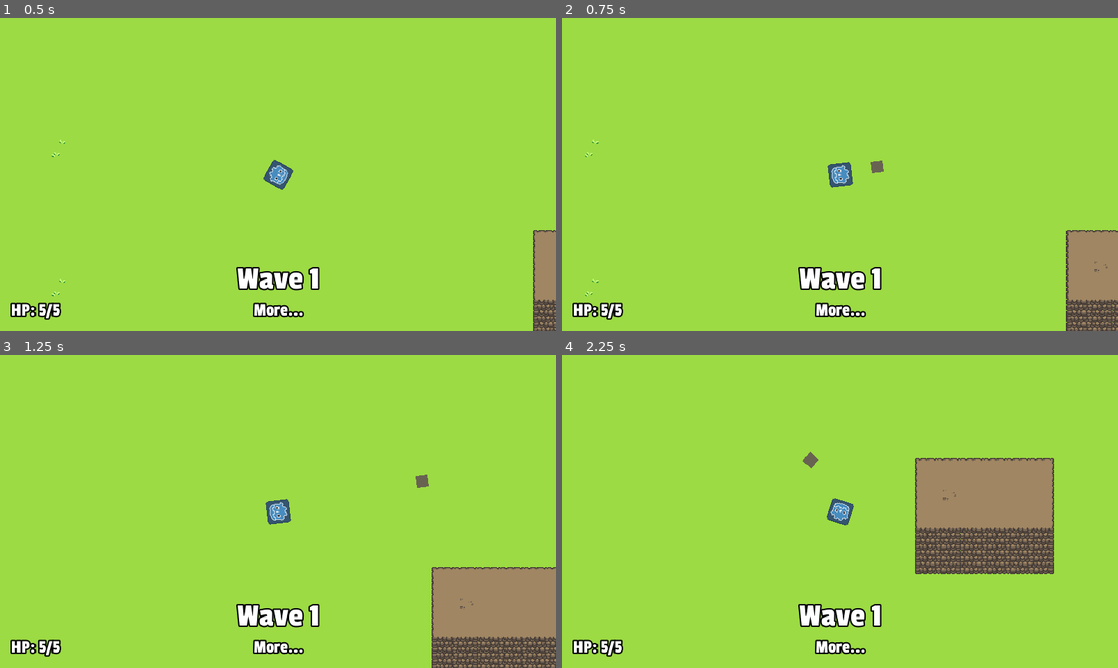
Above: before the commit, frames 1-4 (two rows, left to right).
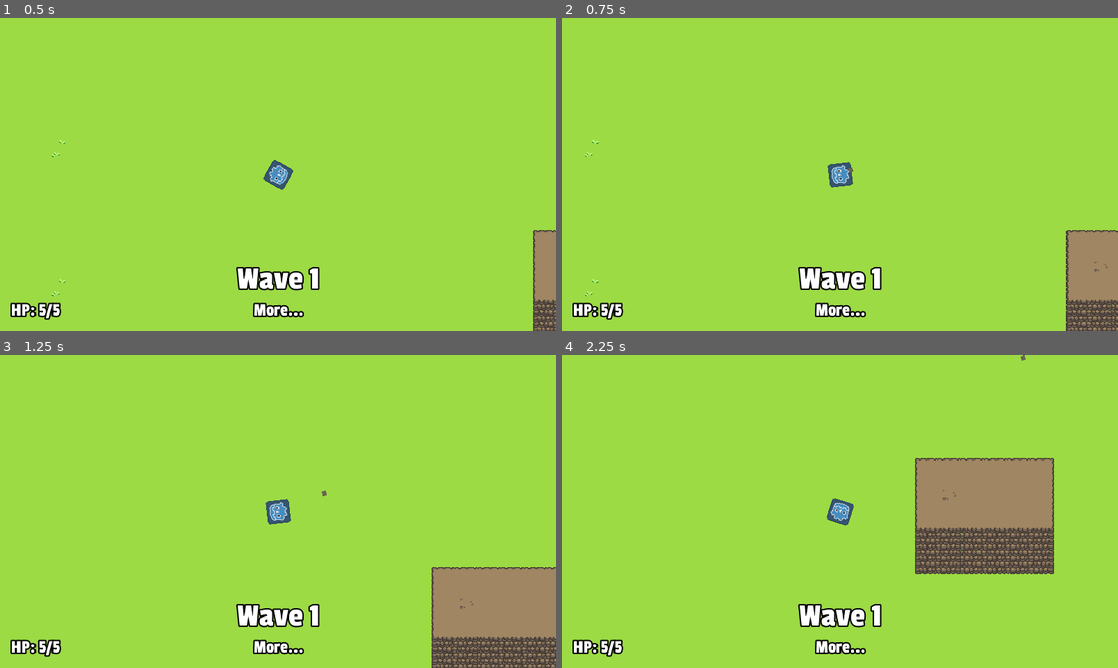
Above: after the commit, the same moments.

Repository: stuson/go-godot-4-game-jam
Game: Godot game, scene res://stages/Level.tscn
Same seed, same stepped clock (60 frames per second), same inputs: the game is played once before the commit and once after it.
Inputs (mouse positions are in pixels of both pictures, inside the frame that each line leads up to):
- Up to frame 1 (0.5 s): no input
- Up to frame 2 (0.75 s): tap Enter at 0.5 s; move the mouse to (962, 158) at 0.52 s; press the mouse at (962, 158) at 0.53 s; hold D (move_right) from 0.53 s (still down)
- Up to frame 3 (1.25 s): keep holding D (move_right)
- Up to frame 4 (2.25 s): move the mouse to (728, 527) at 1.27 s; release D (move_right) at 1.28 s; release the mouse at (728, 527) at 1.28 s; hold S (move_down) 1.28-2.03 s; click (728, 527) at 1.35 s; move the mouse to (895, 442) at 2.02 s; press the mouse at (895, 442) at 2.03 s; hold D (move_right) from 2.03 s (still down); tap Space (roll) at 2.1 s

Frame 1 is identical in both runs. In frame 2, less than 0.1% of the frame differs, in the area x 51-58%, y 45-50%; in frame 3, less than 0.1%, in the area x 57-78%, y 38-46%; in frame 4, less than 0.1%.

Commit message:
Magic book with fireball and explosion working

Diff:
--- a/characters/player/weapons/magicBook/Fireball.gd
+++ b/characters/player/weapons/magicBook/Fireball.gd
@@ -1,8 +1,11 @@
 extends Node2D
 
-onready var life_timer = $Timer
+onready var life_timer = $LifeTimer
 onready var fade_out = $FadeOut
-onready var Explosion = $Explosion
+onready var Projectile = $Hitbox
+
+var fireballexplosion: Node2D
+export(PackedScene) var FireballExplosion
 
 var projectile_speed = 300
 var velocity
@@ -17,13 +20,18 @@
     global_translate(velocity * delta)
 
 func _on_LifeTimer_timeout() -> void:
-    Explosion.monitoring = false
+    Projectile.monitoring = false
     fade_out.play("Fade Out")
+
 
 
 func _on_Area2D_body_entered(body: Node) -> void:
     if body.has_node("Stats"):
-        body.take_hit(damage, transform.x.normalized(), knockback_multiplier)
+        fireballexplosion = FireballExplosion.instance()
+        fireballexplosion.damage = damage
+        get_tree().current_scene.add_child(fireballexplosion)
+        fireballexplosion.global_position = global_position
+
 
 
     queue_free()
--- a/characters/player/weapons/magicBook/Fireball.tscn
+++ b/characters/player/weapons/magicBook/Fireball.tscn
@@ -1,22 +1,26 @@
-[gd_scene load_steps=4 format=2]
+[gd_scene load_steps=5 format=2]
 
 [ext_resource path="res://characters/player/weapons/magicBook/Fireball.gd" type="Script" id=1]
 [ext_resource path="res://assets/arrow.png" type="Texture" id=2]
+[ext_resource path="res://characters/player/weapons/magicBook/FireballExplosion.tscn" type="PackedScene" id=3]
 
 [sub_resource type="CircleShape2D" id=1]
-radius = 15.0
+radius = 3.55
 
 [node name="Fireball" type="Node2D"]
 script = ExtResource( 1 )
+FireballExplosion = ExtResource( 3 )
 
-[node name="Explosion" type="Area2D" parent="."]
+[node name="Hitbox" type="Area2D" parent="."]
 collision_layer = 8
 collision_mask = 5
 
-[node name="ExplosionCollision" type="CollisionShape2D" parent="Explosion"]
+[node name="circleProjectile" type="CollisionShape2D" parent="Hitbox"]
 shape = SubResource( 1 )
 
 [node name="Fireball" type="Sprite" parent="."]
+position = Vector2( 1.78814e-07, 1.49012e-07 )
+scale = Vector2( 0.375, 0.375 )
 texture = ExtResource( 2 )
 
 [node name="LifeTimer" type="Timer" parent="."]
@@ -25,5 +29,5 @@
 
 [node name="FadeOut" type="AnimationPlayer" parent="."]
 
-[connection signal="body_entered" from="Explosion" to="." method="_on_Area2D_body_entered"]
-[connection signal="timeout" from="LifeTimer" to="." method="_on_Timer_timeout"]
+[connection signal="body_entered" from="Hitbox" to="." method="_on_Area2D_body_entered"]
+[connection signal="timeout" from="LifeTimer" to="." method="_on_LifeTimer_timeout"]
--- /dev/null
+++ b/characters/player/weapons/magicBook/FireballExplosion.gd
@@ -0,0 +1,27 @@
+extends Node2D
+
+var damage_action: FuncRef
+var color: Color
+var Fireball: Node2D
+var damage
+var knockback_multiplier
+var knockback_direction
+
+onready var area = $Area2D
+onready var explosion_material: ShaderMaterial = $Sprite.material
+onready var player = $AnimationPlayer
+
+func _ready() -> void:
+    explosion_material.set_shader_param("color", color)
+    player.play("Explosion")
+
+
+func _on_AnimationPlayer_animation_finished(anim_name):
+    if anim_name == "Explosion":
+        var bodies = area.get_overlapping_bodies()
+        for body in bodies:
+            if body.has_node("Stats"):
+                body.take_hit(damage, Vector2.ZERO, 0)
+        player.play("Explosion Fade")
+    elif anim_name == "Explosion Fade":
+        queue_free()
--- /dev/null
+++ b/characters/player/weapons/magicBook/FireballExplosion.tscn
@@ -0,0 +1,88 @@
+[gd_scene load_steps=8 format=2]
+
+[ext_resource path="res://assets/death_explosion.png" type="Texture" id=1]
+[ext_resource path="res://characters/player/weapons/magicBook/FireballExplosion.gd" type="Script" id=2]
+
+[sub_resource type="CircleShape2D" id=1]
+radius = 64.0
+
+[sub_resource type="Animation" id=2]
+resource_name = "Explosion"
+length = 0.1
+tracks/0/type = "value"
+tracks/0/path = NodePath("Area2D:scale")
+tracks/0/interp = 1
+tracks/0/loop_wrap = true
+tracks/0/imported = false
+tracks/0/enabled = true
+tracks/0/keys = {
+"times": PoolRealArray( 0, 0.1 ),
+"transitions": PoolRealArray( 1, 1 ),
+"update": 0,
+"values": [ Vector2( 0, 0 ), Vector2( 1, 1 ) ]
+}
+tracks/1/type = "value"
+tracks/1/path = NodePath("Sprite:scale")
+tracks/1/interp = 1
+tracks/1/loop_wrap = true
+tracks/1/imported = false
+tracks/1/enabled = true
+tracks/1/keys = {
+"times": PoolRealArray( 0, 0.1 ),
+"transitions": PoolRealArray( 1, 1 ),
+"update": 0,
+"values": [ Vector2( 0, 0 ), Vector2( 1, 1 ) ]
+}
+
+[sub_resource type="Animation" id=3]
+resource_name = "Explosion Fade"
+length = 0.4
+tracks/0/type = "value"
+tracks/0/path = NodePath("Sprite:modulate")
+tracks/0/interp = 1
+tracks/0/loop_wrap = true
+tracks/0/imported = false
+tracks/0/enabled = true
+tracks/0/keys = {
+"times": PoolRealArray( 0, 0.4 ),
+"transitions": PoolRealArray( 4.14106, 4.14106 ),
+"update": 0,
+"values": [ Color( 1, 1, 1, 1 ), Color( 1, 1, 1, 0 ) ]
+}
+
+[sub_resource type="Shader" id=4]
+code = "shader_type canvas_item;
+
+uniform vec4 color = vec4(1, 1, 1, 1);
+
+void fragment() {
+    vec4 texture_color = texture(TEXTURE, UV);
+
+    COLOR = texture_color * color;
+}"
+
+[sub_resource type="ShaderMaterial" id=5]
+shader = SubResource( 4 )
+shader_param/color = Plane( 1, 1, 1, 1 )
+
+[node name="FireballExplosion" type="Node2D"]
+script = ExtResource( 2 )
+
+[node name="Area2D" type="Area2D" parent="."]
+scale = Vector2( 1e-05, 1e-05 )
+collision_layer = 0
+collision_mask = 4
+
+[node name="CollisionShape2D" type="CollisionShape2D" parent="Area2D"]
+shape = SubResource( 1 )
+
+[node name="AnimationPlayer" type="AnimationPlayer" parent="."]
+anims/Explosion = SubResource( 2 )
+"anims/Explosion Fade" = SubResource( 3 )
+
+[node name="Sprite" type="Sprite" parent="."]
+material = SubResource( 5 )
+scale = Vector2( 1e-05, 1e-05 )
+texture = ExtResource( 1 )
+
+[connection signal="animation_finished" from="AnimationPlayer" to="." method="_on_AnimationPlayer_animation_finished"]
--- a/characters/player/weapons/magicBook/MagicBook.gd
+++ b/characters/player/weapons/magicBook/MagicBook.gd
@@ -4,7 +4,7 @@
 const BASE_ATTACK_INTERVAL = 2.5
 
 var fireball: Node2D
-export(PackedScene) var Projectile
+export(PackedScene) var Fireball
 
 func _ready() -> void:
     base_damage = BASE_DAMAGE
@@ -12,7 +12,7 @@
     update_rof()
 
 func make_attack() -> void:
-    fireball = Projectile.indstance()
+    fireball = Fireball.instance()
     fireball.global_transform = global_transform
     fireball.damage = damage
     fireball.knockback_multiplier = player_stats.knockback_multiplier
--- a/characters/player/weapons/magicBook/MagicBook.tscn
+++ b/characters/player/weapons/magicBook/MagicBook.tscn
@@ -1,9 +1,11 @@
-[gd_scene load_steps=2 format=2]
+[gd_scene load_steps=3 format=2]
 
 [ext_resource path="res://characters/player/weapons/magicBook/MagicBook.gd" type="Script" id=1]
+[ext_resource path="res://characters/player/weapons/magicBook/Fireball.tscn" type="PackedScene" id=2]
 
 [node name="MagicBook" type="Node2D"]
 script = ExtResource( 1 )
+Fireball = ExtResource( 2 )
 
 [node name="RofTimer" type="Timer" parent="."]
 
--- a/stages/Level.tscn
+++ b/stages/Level.tscn
@@ -11,6 +11,7 @@
 [ext_resource path="res://stages/SpawnGroup.gd" type="Script" id=9]
 [ext_resource path="res://stages/Spawn.gd" type="Script" id=10]
 [ext_resource path="res://stages/Camera2D.gd" type="Script" id=11]
+[ext_resource path="res://characters/player/weapons/magicBook/MagicBook.tscn" type="PackedScene" id=12]
 [ext_resource path="res://assets/HudFont_Large.tres" type="DynamicFont" id=13]
 [ext_resource path="res://stages/DeathMessage.gd" type="Script" id=14]
 [ext_resource path="res://characters/enemies/attacker_enemy/AttackerEnemy.tscn" type="PackedScene" id=15]
@@ -924,6 +925,7 @@
 
 [node name="Player" parent="." groups=["Player"] instance=ExtResource( 4 )]
 position = Vector2( 517, 363 )
+StartingWeapon = ExtResource( 12 )
 
 [node name="SpawnManager" type="Node" parent="." groups=["SpawnManager"]]
 script = ExtResource( 1 )
Not shown: 1 places in stages/Level.tscn that only renumber resources
